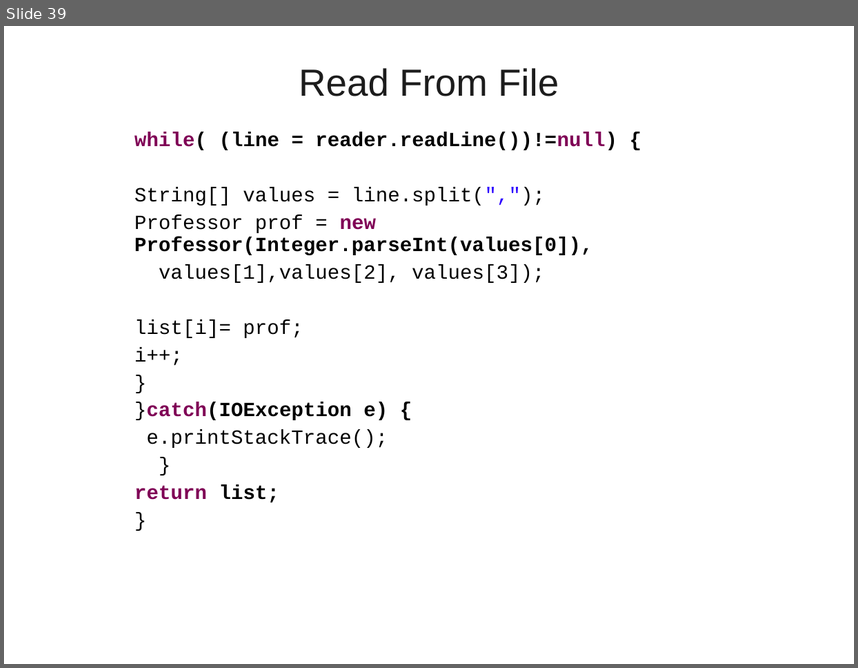
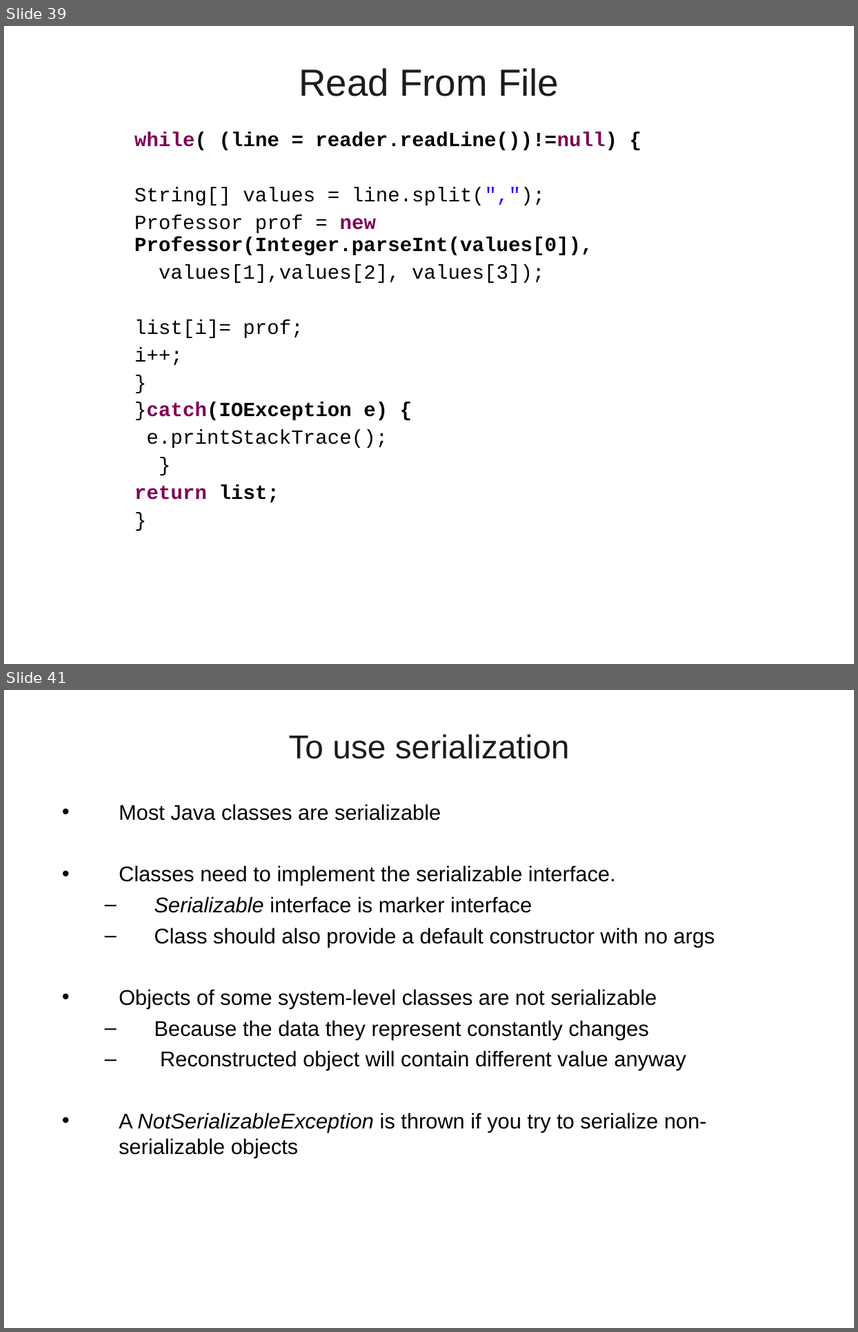
Before and after one commit to vatsanTraining/lumen_sep_2021, a slide deck: Java_Day_Three_Lumen_2021.ppt. Shown one above the other, each under a label of ours: slide 39 before the commit, slides 39 and 41 after it; the slides between them are not shown. The pictures are 858x668 and 858x1332 pixels, drawn with LibreOffice and Linux fonts; fonts in the diff are those of the drawing; background and template pictures are left out. Boxes give left, top, right and bottom in pixels: in the first picture for what was removed or moved away, otherwise in the second. Text is boxed around its words. In the diff, an @@ line names an element or a change of style, - is before the commit and + after.

```diff
--- a/Java_Day_Three_Lumen_2021.ppt
+++ b/Java_Day_Three_Lumen_2021.ppt
@@ slide 41 added at (4, 690, 854, 1328), background picture (left out) @@
@@ title added at (289, 734, 570, 759), 28 pt, text #1C1C1C @@
+To use serialization
@@ text added at (119, 804, 715, 1157), 18 pt, text #000000 @@
+• Most Java classes are serializable
+• Classes need to implement the serializable interface.
+  – Serializable interface is marker interface
+  – Class should also provide a default constructor with no args
+• Objects of some system-level classes are not serializable
+  – Because the data they represent constantly changes
+  – Reconstructed object will contain different value anyway
+• A NotSerializableException is thrown if you try to serialize non-serializable objects
```
Also in this commit, not shown: 6 other slides added.
